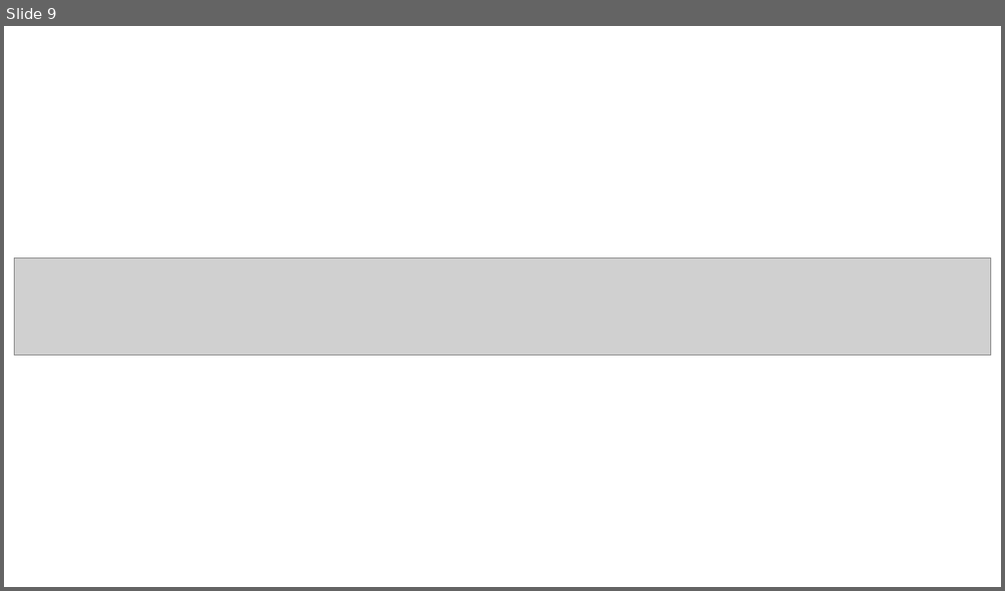
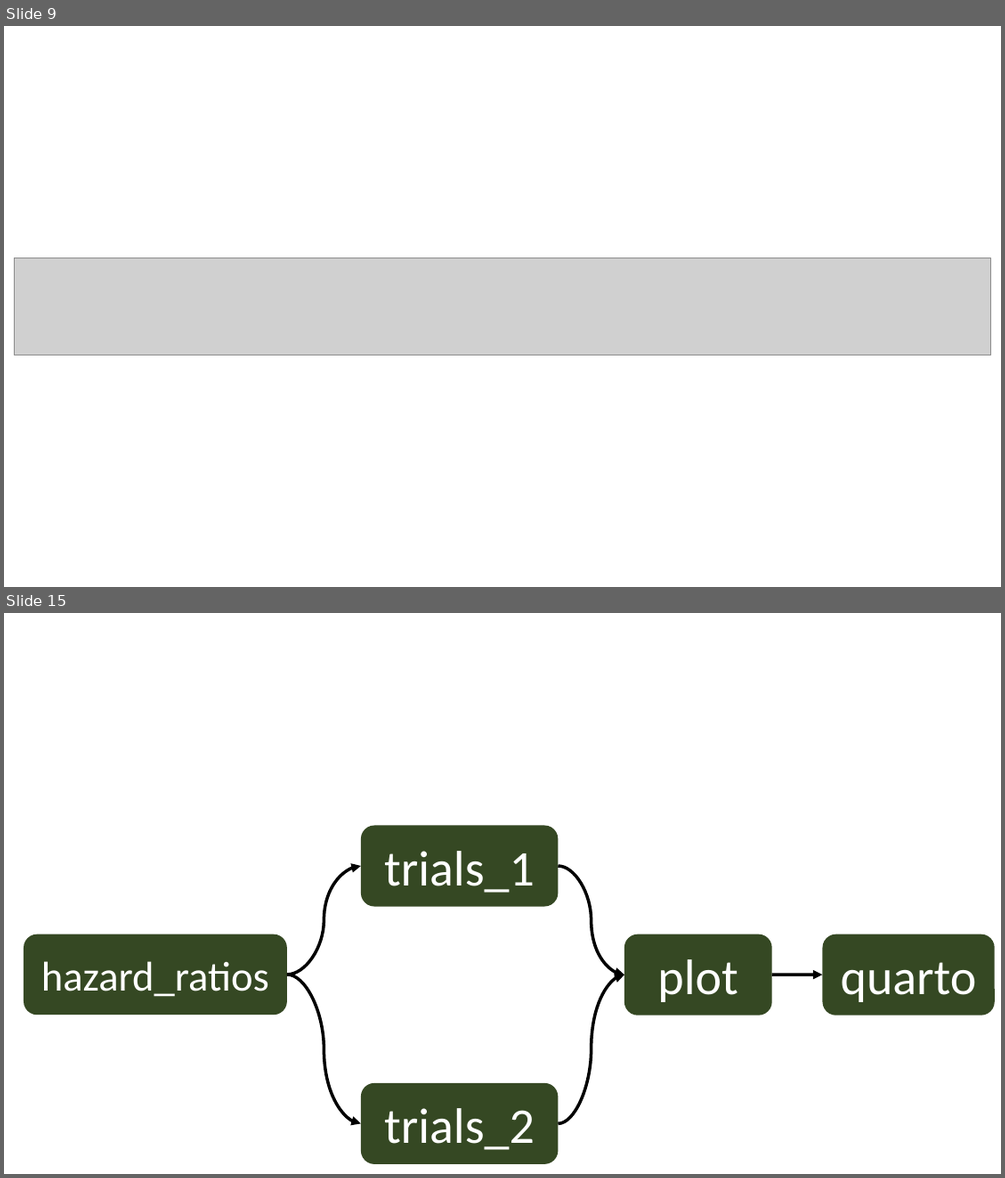
Before and after one commit to wlandau/useR2025, a slide deck: images/images.pptx. Shown one above the other, each under a label of ours: slide 9 before the commit, slides 9 and 15 after it; the slides between them are not shown. The pictures are 1005x591 and 1005x1178 pixels, drawn with LibreOffice and Linux fonts; fonts in the diff are those of the drawing; grey boxes stand for pictures. Boxes give left, top, right and bottom in pixels: in the first picture for what was removed or moved away, otherwise in the second. Text is boxed around its words. In the diff, an @@ line names an element or a change of style, - is before the commit and + after.

```diff
--- a/images/images.pptx
+++ b/images/images.pptx
@@ slide 15 added at bbox=[4, 613, 1001, 1174], background #FFFFFF @@
@@ rounded rectangle added at bbox=[361, 826, 558, 906], fill #354823, 48 pt, text #FFFFFF @@
+trials_1
@@ curved arrow added from (287, 974) to (361, 866), #000000 3 pt @@
@@ curved arrow added from (558, 866) to (624, 975), #000000 3 pt @@
@@ rounded rectangle added at bbox=[24, 933, 287, 1014], fill #354823, 40 pt, text #FFFFFF @@
+hazard_ratios
@@ rounded rectangle added at bbox=[624, 933, 773, 1014], fill #354823, 48 pt, text #FFFFFF @@
+plot
@@ rounded rectangle added at bbox=[823, 933, 995, 1014], fill #354823, 48 pt, text #FFFFFF @@
+quarto
@@ curved arrow added from (287, 974) to (361, 1124), #000000 3 pt @@
@@ curved arrow added from (558, 1124) to (624, 975), #000000 3 pt @@
@@ curved arrow added from (772, 975) to (823, 975), #000000 3 pt @@
@@ rounded rectangle added at bbox=[361, 1083, 558, 1163], fill #354823, 48 pt, text #FFFFFF @@
+trials_2
```
Also in this commit, not shown: 5 other slides added, 9 other files.
